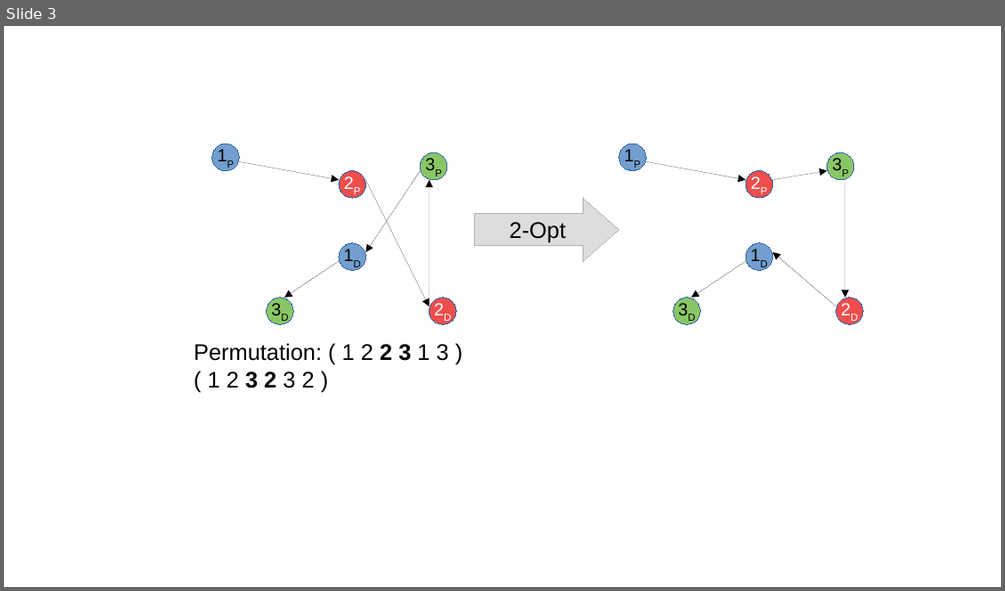
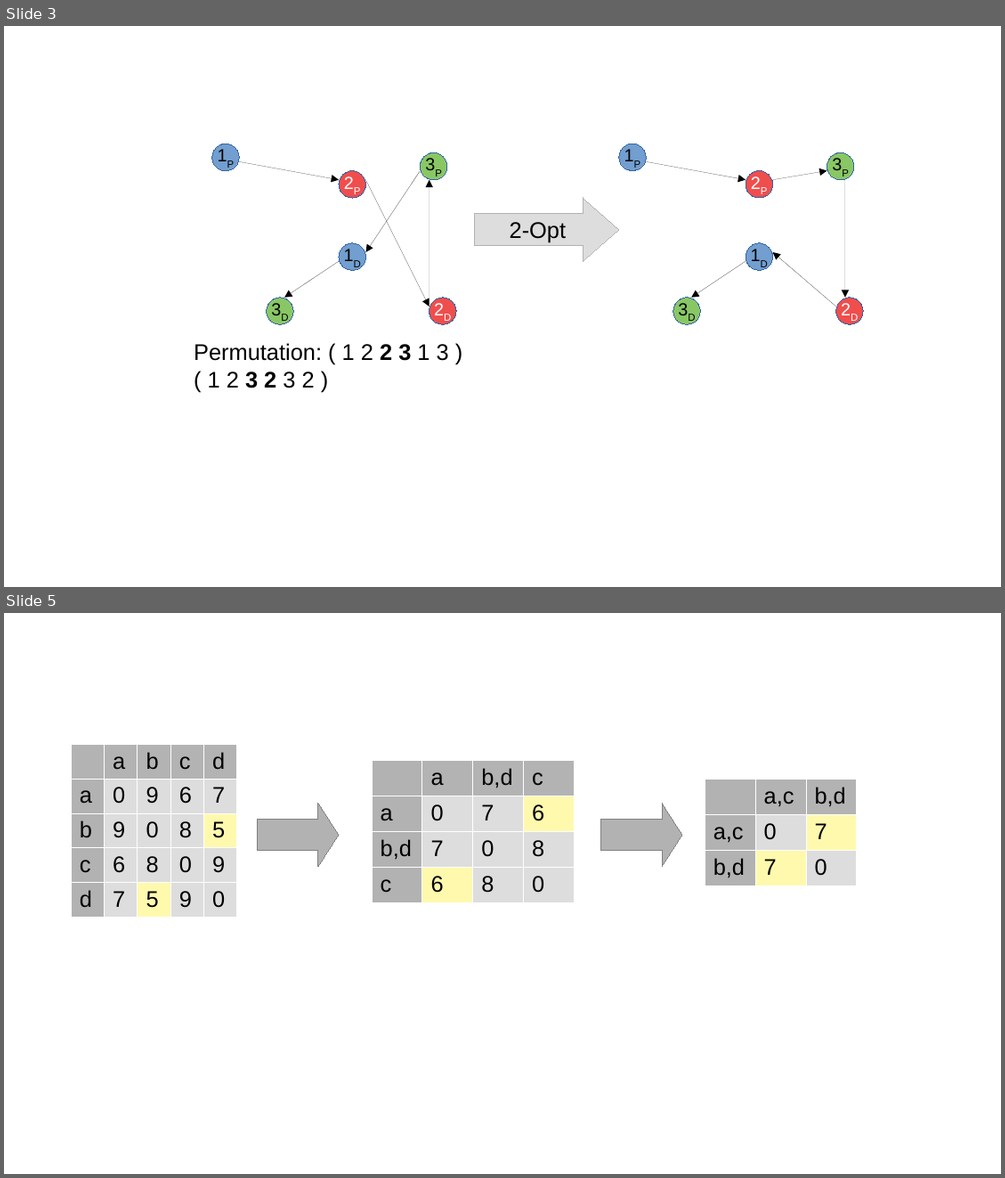
Before and after one commit to prebujo/INF319, a slide deck: presentation/Operators_illustrations.odp. Shown one above the other, each under a label of ours: slide 3 before the commit, slides 3 and 5 after it; the slides between them are not shown. The pictures are 1005x591 and 1005x1178 pixels, drawn with LibreOffice and Linux fonts; fonts in the diff are those of the drawing. Boxes give left, top, right and bottom in pixels: in the first picture for what was removed or moved away, otherwise in the second. Text is boxed around its words. In the diff, an @@ line names an element or a change of style, - is before the commit and + after.

```diff
--- a/presentation/Operators_illustrations.odp
+++ b/presentation/Operators_illustrations.odp
@@ slide 5 added at (4,613,1001,1174), background #FFFFFF @@
@@ table added at (71,744,238,916), 5 rows, 5 columns @@
+ | a | b | c | d
+a | 0 | 9 | 6 | 7
+b | 9 | 0 | 8 | 5
+c | 6 | 8 | 0 | 9
+d | 7 | 5 | 9 | 0
@@ table added at (372,761,574,902), 4 rows, 4 columns @@
+ | a | b,d | c
+a | 0 | 7 | 6
+b,d | 7 | 0 | 8
+c | 6 | 8 | 0
@@ table added at (704,779,856,885), 3 rows, 3 columns @@
+ | a,c | b,d
+a,c | 0 | 7
+b,d | 7 | 0
@@ right arrow added at (258,803,339,867), fill #B2B2B2, outline #808080 0 pt @@
@@ right arrow added at (601,803,682,867), fill #B2B2B2, outline #808080 0 pt @@
```
Also in this commit, not shown: 1 other slide added, 31 other files.
